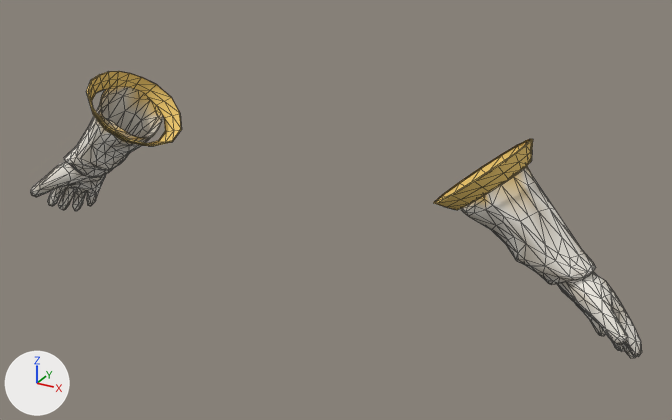
Before and after pictures for a commit that changed the glTF model assets_src/armor/aydor_1/cloth_b_hands.glb.
One viewpoint serves both versions: a 50 mm camera at (0.813, -1.268, 1.642) aimed at (0.072, 0.08, 0.968). Arrows for +X, +Y and +Z are at lower left; the lights stay in place. The first picture is the older version. Mesh edges are drawn as thin lines. Vertices at exactly the same position are counted once.

Objects in the first picture: 'cloth_b_hands'.
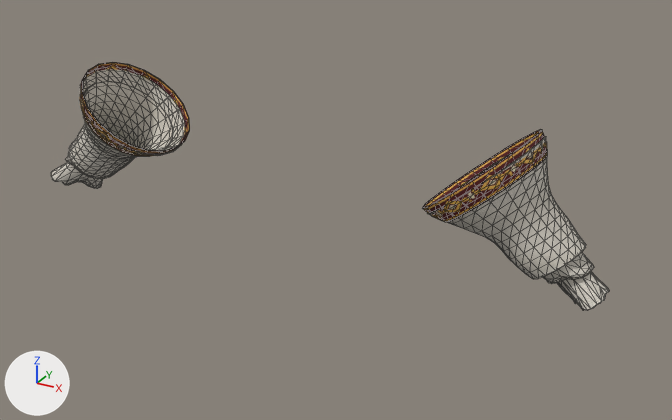
The change, as a list of edits to the scene's bpy script:
```text
Add img_band_n_png:
    img_band_n_png = load_image('band_n.png', '../textures/band_n.png', 256, 128, 'Non-Color')
Add img_band_c_png:
    img_band_c_png = load_image('band_c.png', '../textures/band_c.png', 256, 128, 'sRGB')
Add img_band_orm_png:
    img_band_orm_png = load_image('band_orm.png', '../textures/band_orm.png', 256, 128, 'Non-Color')
Add img_cloth_orm_png:
    img_cloth_orm_png = load_image('cloth_orm.png', '../textures/cloth_orm.png', 256, 256, 'Non-Color')
Add img_cloth_c_png:
    img_cloth_c_png = load_image('cloth_c.png', '../textures/cloth_c.png', 256, 256, 'sRGB')
Add img_cloth_n_png:
    img_cloth_n_png = load_image('cloth_n.png', '../textures/cloth_n.png', 256, 256, 'Non-Color')
Change mat_cloth:
    remove # nodes: BsdfPrincipled, OutputMaterial, VertexColor
    nodes: BsdfPrincipled, Mix, NormalMap, OutputMaterial, SeparateColor, TexImage x3, VertexColor
    uses the picture img_cloth_c_png
    uses the picture img_cloth_n_png
    uses the picture img_cloth_orm_png
Add mat_band:
    mat_band = bpy.data.materials.new('band')
    # uses the picture img_band_c_png
    # uses the picture img_band_n_png
    # uses the picture img_band_orm_png
Change me_cloth_b_hands:
    used by ob_cloth_b_hands; location = (0.0, 0.0, 0.0)
    remove me_cloth_b_hands.from_pydata(...)  # 844 vertices, 1556 faces; spans x -0.631..0.629, y -0.045..0.157, z 0.817..1.164
    add me_cloth_b_hands.from_pydata(...)  # 1190 vertices, 2100 faces; spans x -0.567..0.569, y -0.06..0.17, z 0.89..1.18
    me_cloth_b_hands part 1: the loose piece of 80 vertices spanning x 0.28..0.426, y -0.044..0.157, z 1.037..1.164 is rebuilt with 100 vertices and now spans x 0.264..0.448, y -0.06..0.17, z 1.02..1.18, in mat_band
    me_cloth_b_hands part 2: the loose piece of 80 vertices spanning x -0.425..-0.279, y -0.045..0.156, z 1.036..1.163 is rebuilt with 100 vertices and now spans x -0.447..-0.263, y -0.06..0.169, z 1.019..1.179, in mat_band
    me_cloth_b_hands part 3: a new loose piece of 280 vertices spanning x 0.273..0.524, y -0.057..0.167, z 0.941..1.171, in mat_cloth
    me_cloth_b_hands part 4: a new loose piece of 280 vertices spanning x -0.522..-0.271, y -0.057..0.166, z 0.94..1.169, in mat_cloth
    me_cloth_b_hands part 5: a new loose piece of 215 vertices spanning x 0.438..0.569, y 0.012..0.112, z 0.892..1.018, in mat_cloth
    me_cloth_b_hands part 6: 338 vertices removed from x -0.631..-0.318, y -0.012..0.122, z 0.817..1.136; 214 vertices added at x -0.567..-0.439, y 0.011..0.112, z 0.89..1.017
    me_cloth_b_hands part 7: 345 vertices removed from x 0.319..0.629, y -0.012..0.123, z 0.821..1.134
    add me_cloth_b_hands.materials.append(mat_band)
```

Pixel boxes [x1, y1, x2, y2] of what changed, in the pictures (672 x 420 px; the box of a moved part takes in the faces that stretch with it):
'cloth_b_hands', surface changed, reshaped (9% narrower, 14% shorter)
    before: [31, 71, 642, 358]
    after: [51, 62, 609, 310]
part 1 of me_cloth_b_hands, rebuilt (25% wider, 31% taller)
    before: [434, 139, 533, 210]
    after: [423, 129, 547, 222]
part 2 of me_cloth_b_hands, rebuilt (16% wider, 25% taller)
    before: [87, 71, 182, 146]
    after: [80, 62, 190, 156]
part 3 of me_cloth_b_hands, added
    after: [427, 137, 586, 279]
part 4 of me_cloth_b_hands, added
    after: [68, 68, 186, 179]
part 5 of me_cloth_b_hands, added
    after: [542, 252, 609, 310]
part 6 of me_cloth_b_hands, moved or reshaped
    before: [31, 86, 163, 211]
    after: [51, 155, 104, 189]
part 7 of me_cloth_b_hands, deleted
    before: [461, 166, 642, 358]
